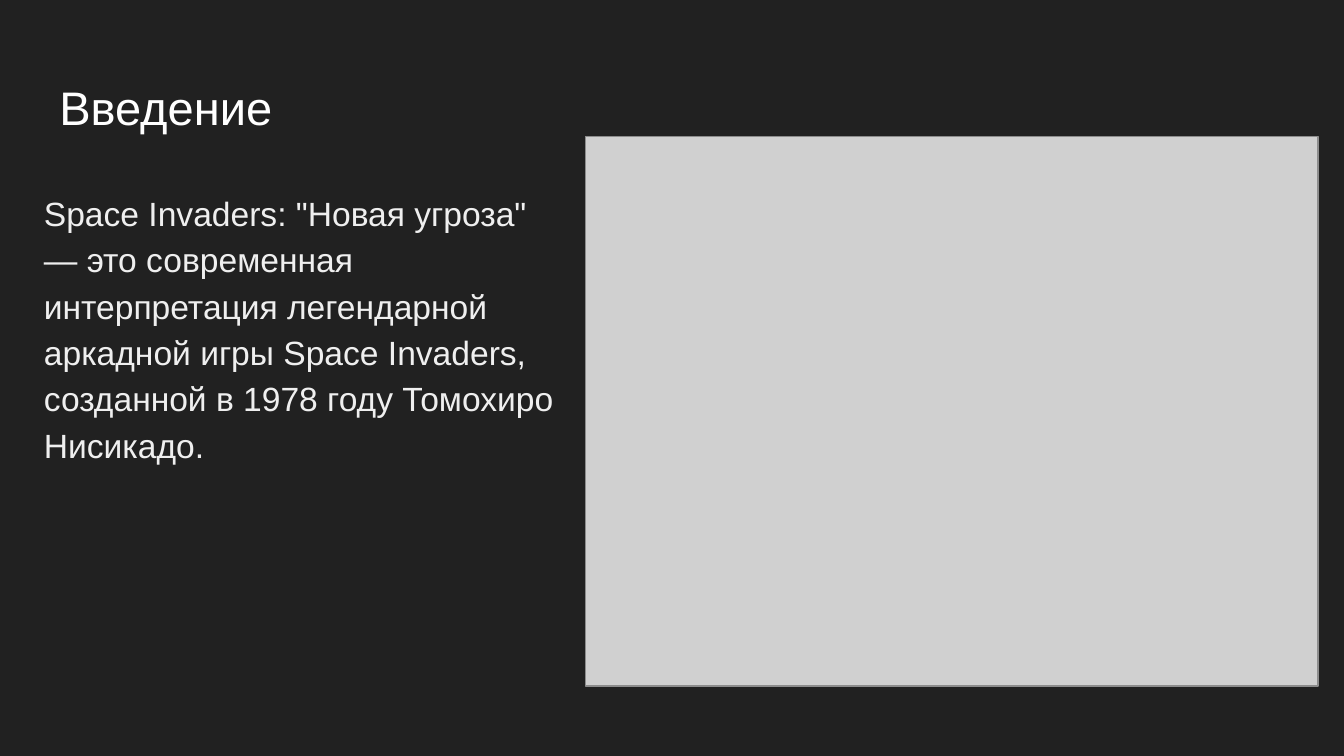
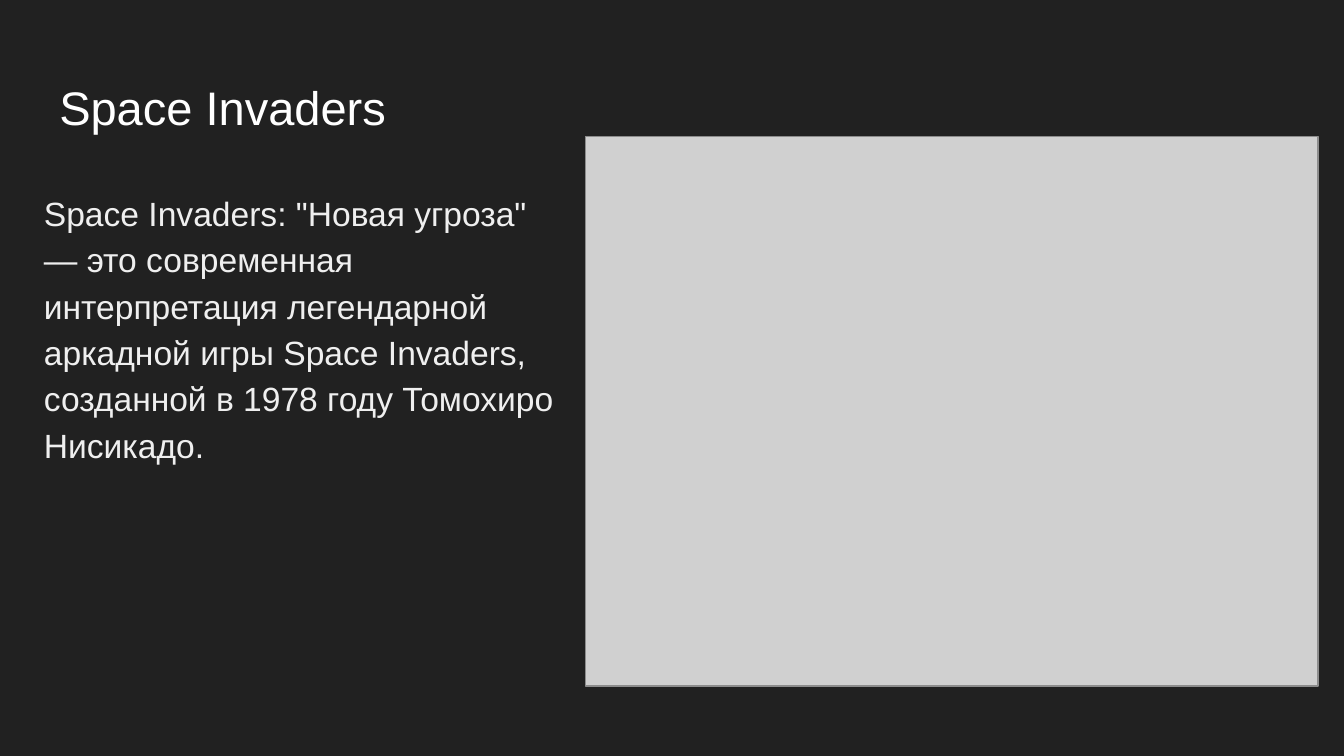
Before and after one commit to Tulishka/space_invaders_nt, a slide deck: slide 3 of docs/presentation.pptx (slide 2 before the commit). Drawn at 1344x756 pixels with LibreOffice and Linux fonts; fonts in the diff are those of the drawing; grey boxes stand for pictures. Boxes give left, top, right and bottom in pixels: in the first picture for what was removed or moved away, otherwise in the second. Text is boxed around its words. In the diff, an @@ line names an element or a change of style, - is before the commit and + after.

```diff
--- a/docs/presentation.pptx
+++ b/docs/presentation.pptx
@@ title at [59,91,386,134]: text changed @@
-Введение
+Space Invaders
```
Also in this commit, not shown: 5 other slides changed, 7 slides added, 4 slides removed.
